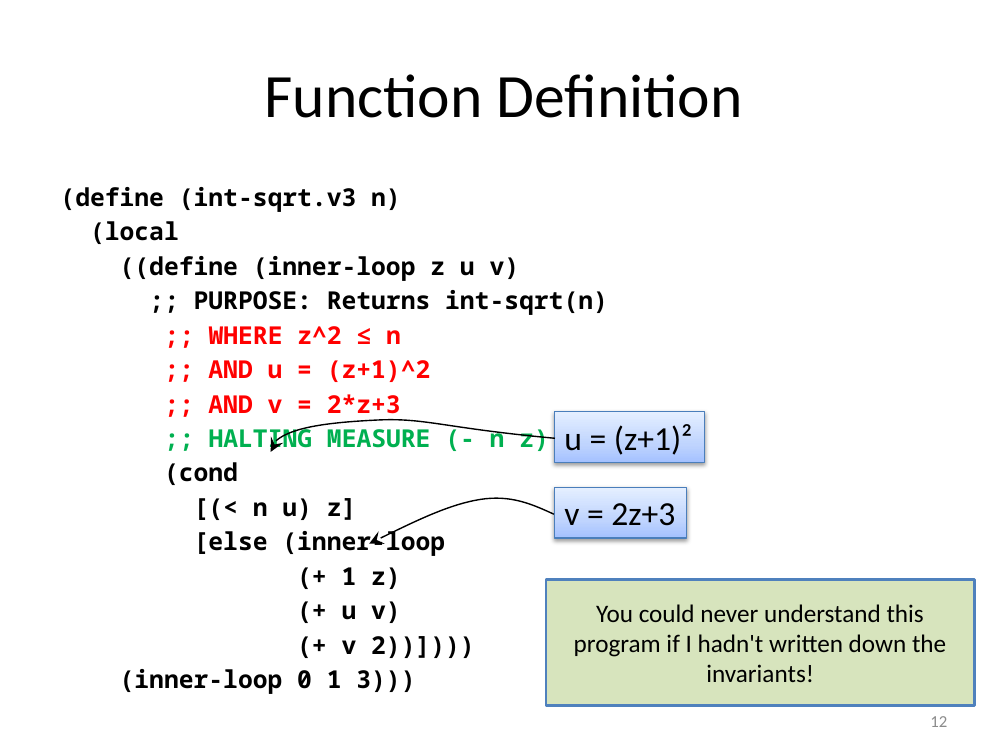
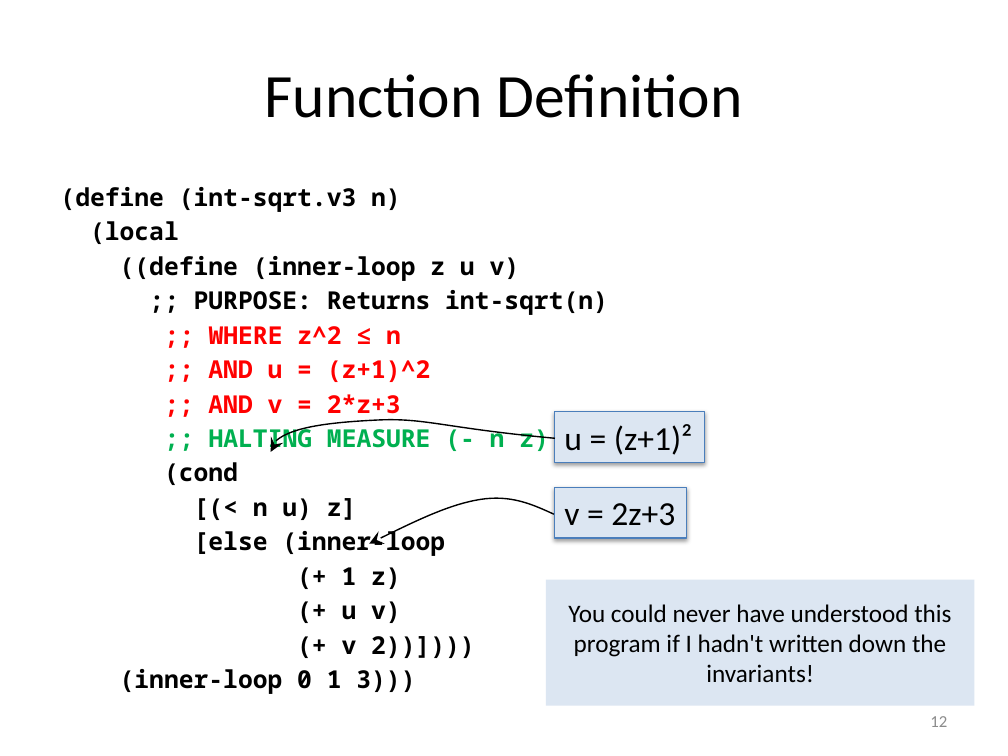
Before and after one commit to mwand/cs5010f16, a slide deck: slide 12 of Slides/Lesson 8.6 Integer Square Root.pptx. Drawn at 1008x756 pixels with LibreOffice and Linux fonts; fonts in the diff are those of the drawing. Boxes give left, top, right and bottom in pixels: in the first picture for what was removed or moved away, otherwise in the second. Text is boxed around its words. In the diff, an @@ line names an element or a change of style, - is before the commit and + after.

```diff
--- a/Slides/Lesson 8.6 Integer Square Root.pptx
+++ b/Slides/Lesson 8.6 Integer Square Root.pptx
@@ rectangle "u = (z+1)²" at <box>554,411,705,462</box>: fill gradient #A4C4FF to #BFD4FF to #E6EEFF to #DCE6F2 @@
@@ rectangle "v = 2z+3" at <box>554,487,687,537</box>: fill gradient #A4C4FF to #BFD4FF to #E6EEFF to #DCE6F2 @@
@@ rectangle "You could never have understood ..." at <box>546,580,975,706</box>: fill #D7E4BD to #DCE6F2; outline #4F81BD 2 pt to none @@
@@ text in rectangle at <box>568,604,951,682</box>: text changed @@
-You could never understand this program if I hadn't written down the invariants!
+You could never have understood this program if I hadn't written down the invariants!
```
Also in this commit, not shown: 5 other slides changed, 7 other files.
